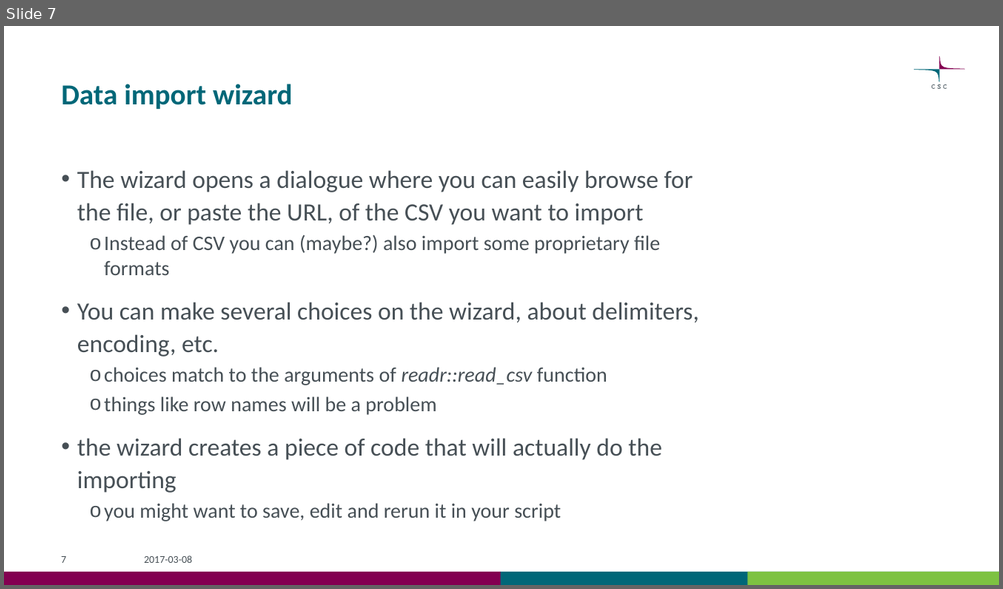
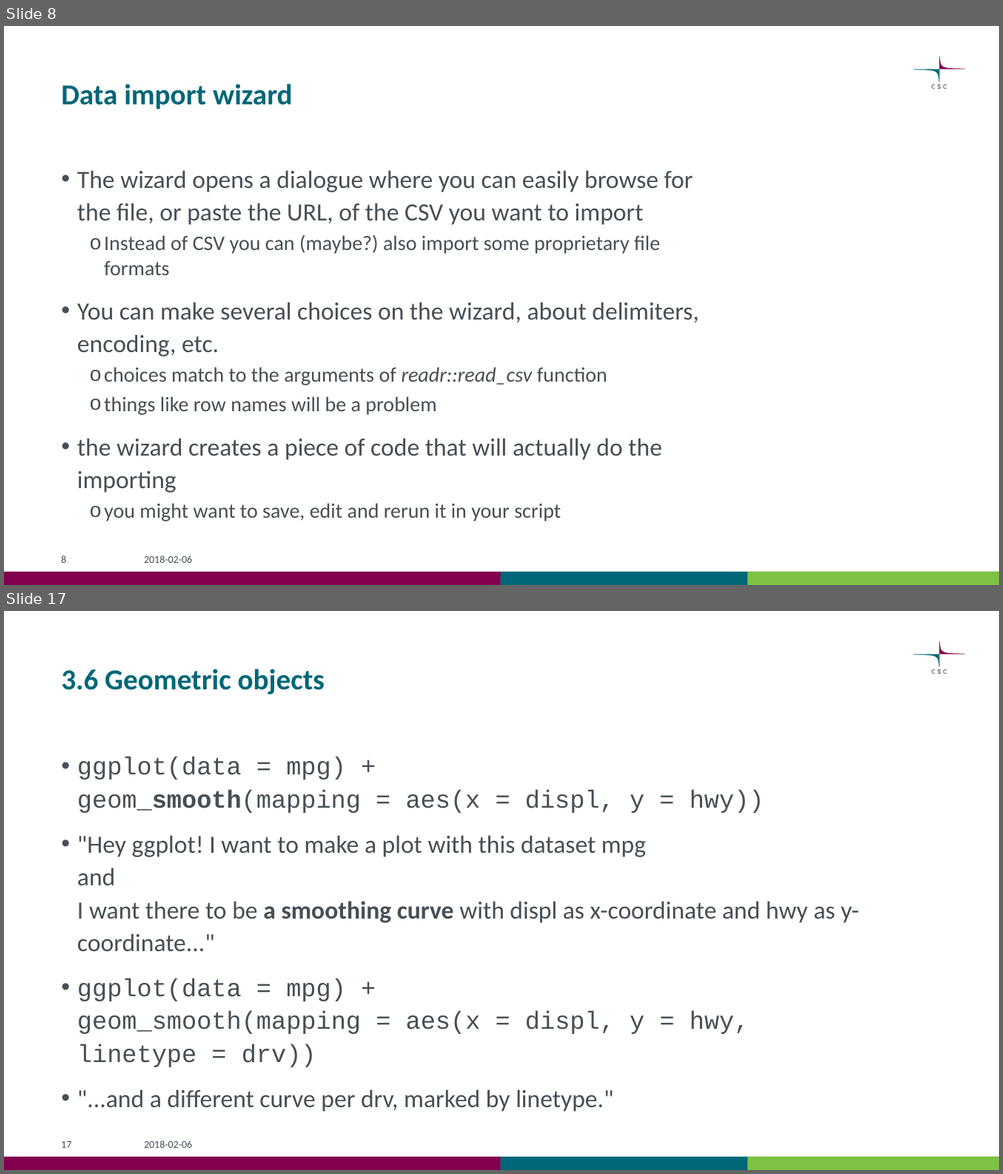
Before and after one commit to csc-training/wrangling-with-R, a slide deck: wrangling_with_r.pptx. Shown one above the other, each under a label of ours: slide 7 before the commit, slides 8 and 17 after it; the slides between them are not shown. The pictures are 1003x589 and 1003x1174 pixels, drawn with LibreOffice and Linux fonts; fonts in the diff are those of the drawing. Boxes give left, top, right and bottom in pixels: in the first picture for what was removed or moved away, otherwise in the second. Text is boxed around its words. In the diff, an @@ line names an element or a change of style, - is before the commit and + after.

```diff
--- a/wrangling_with_r.pptx
+++ b/wrangling_with_r.pptx
@@ slide 17 added at box(4, 611, 999, 1170), background #FFFFFF; not listed: 6 template elements that a slide beside it also shows @@
@@ title added at box(61, 669, 324, 695), 28 pt, text #006778, bold @@
+3.6 Geometric objects
@@ text added at box(77, 757, 859, 1112), 24 pt, text #465055 @@
+• ggplot(data = mpg) +
+  geom_smooth(mapping = aes(x = displ, y = hwy))
+• "Hey ggplot! I want to make a plot with this dataset mpg
+  and
+  I want there to be a smoothing curve with displ as x-coordinate and hwy as y-coordinate..."
+• ggplot(data = mpg) +
+  geom_smooth(mapping = aes(x = displ, y = hwy, linetype = drv))
+• "...and a different curve per drv, marked by linetype."
@@ page number added at box(61, 1142, 71, 1148), 10 pt, text #465055 @@
+17
@@ text added at box(144, 1141, 192, 1148), 10 pt, text #465055 @@
+2018-02-06
@@ what was slide 7 is now slide 8 @@
@@ slide 8 changed as well @@
@@ page number at box(61, 556, 66, 563): text changed @@
-7
+8
@@ text at box(144, 556, 192, 563): text changed @@
-2017-03-08
+2018-02-06
```
Also in this commit, not shown: 12 other slides changed, 20 other slides added, 1 slide removed, 6 other files.
